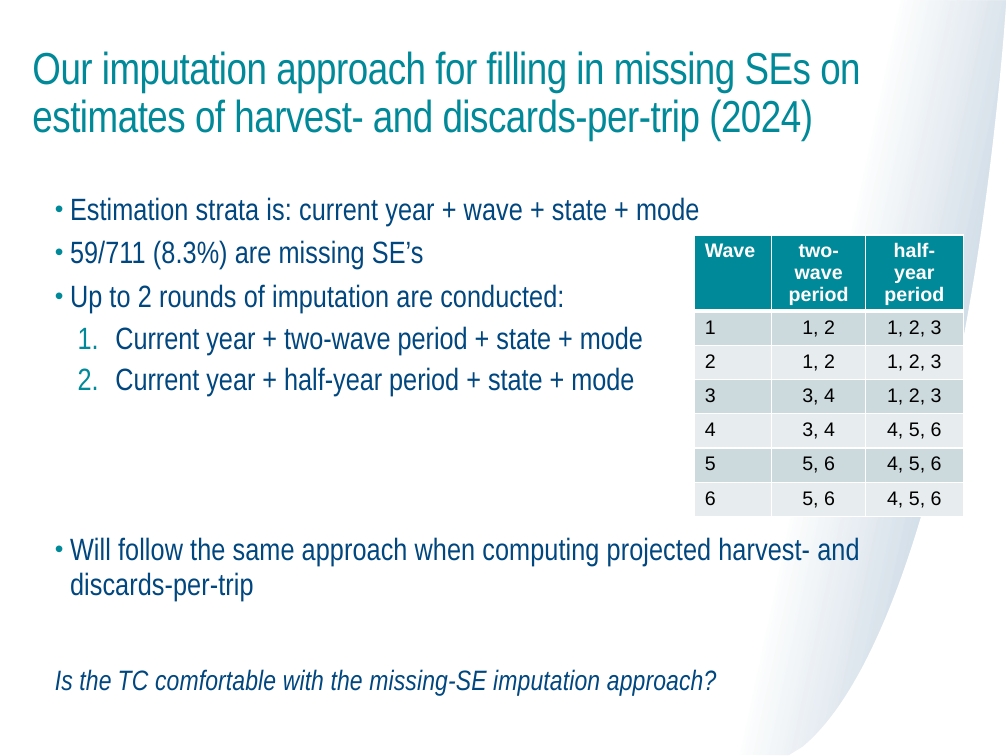
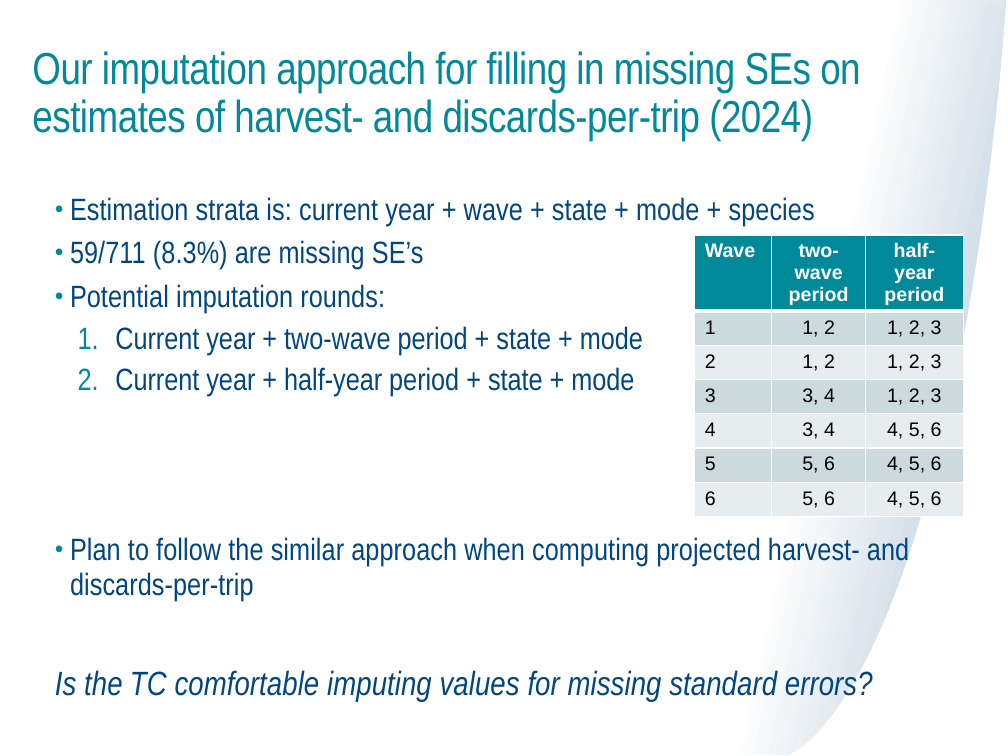
Before and after one commit to mle2718/flukeRDM, a slide deck: slide 22 of docs/TC meeting 6-20-25 Lou.pptx (slide 12 before the commit). Drawn at 1008x756 pixels with LibreOffice and Linux fonts; fonts in the diff are those of the drawing. Boxes give left, top, right and bottom in pixels: in the first picture for what was removed or moved away, otherwise in the second. Text is boxed around its words. In the diff, an @@ line names an element or a change of style, - is before the commit and + after.

```diff
--- a/docs/TC meeting 6-20-25 Lou.pptx
+++ b/docs/TC meeting 6-20-25 Lou.pptx
@@ text at (70, 197, 815, 226): text changed @@
-• Estimation strata is: current year + wave + state + mode
+• Estimation strata is: current year + wave + state + mode + species
@@ text at (70, 284, 385, 313): text changed @@
-• Up to 2 rounds of imputation are conducted:
+• Potential imputation rounds:
@@ text at (55, 537, 909, 702): text changed @@
-• Will follow the same approach when computing projected harvest- and discards-per-trip
-Is the TC comfortable with the missing-SE imputation approach?
+• Plan to follow the similar approach when computing projected harvest- and discards-per-trip
+Is the TC comfortable imputing values for missing standard errors?
```
Also in this commit, not shown: 17 other slides changed, 14 slides added, 2 slides removed, 8 other files.
